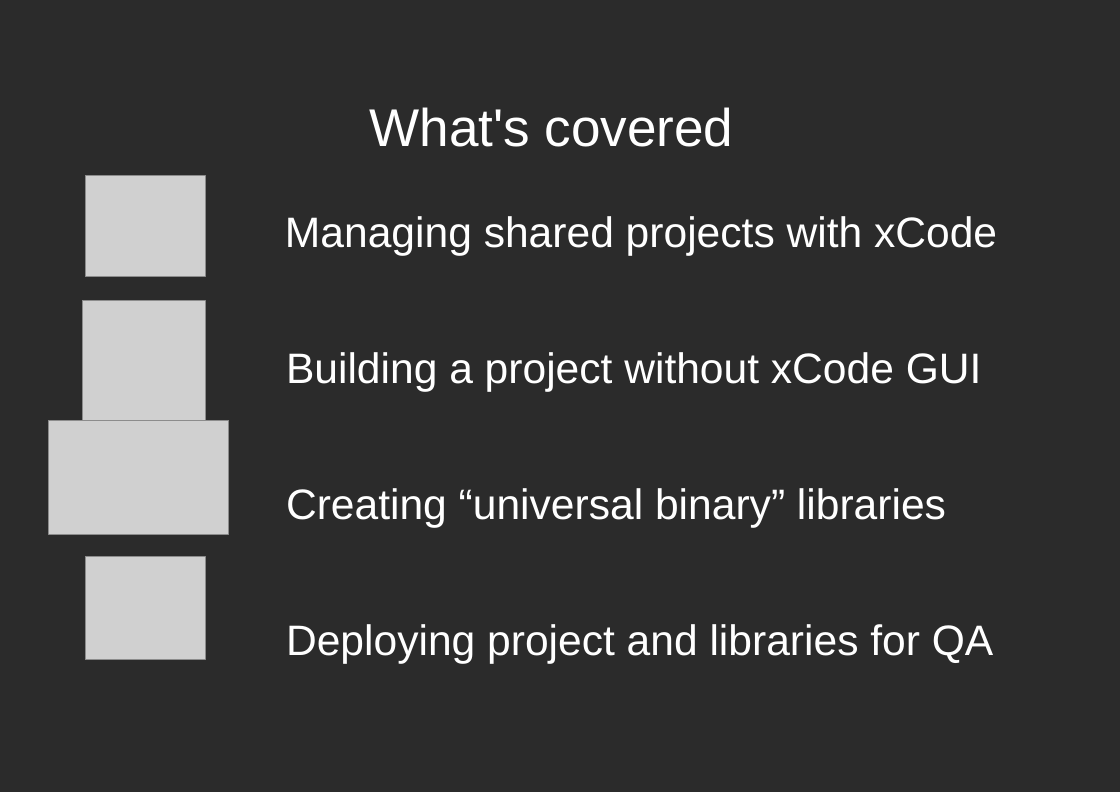
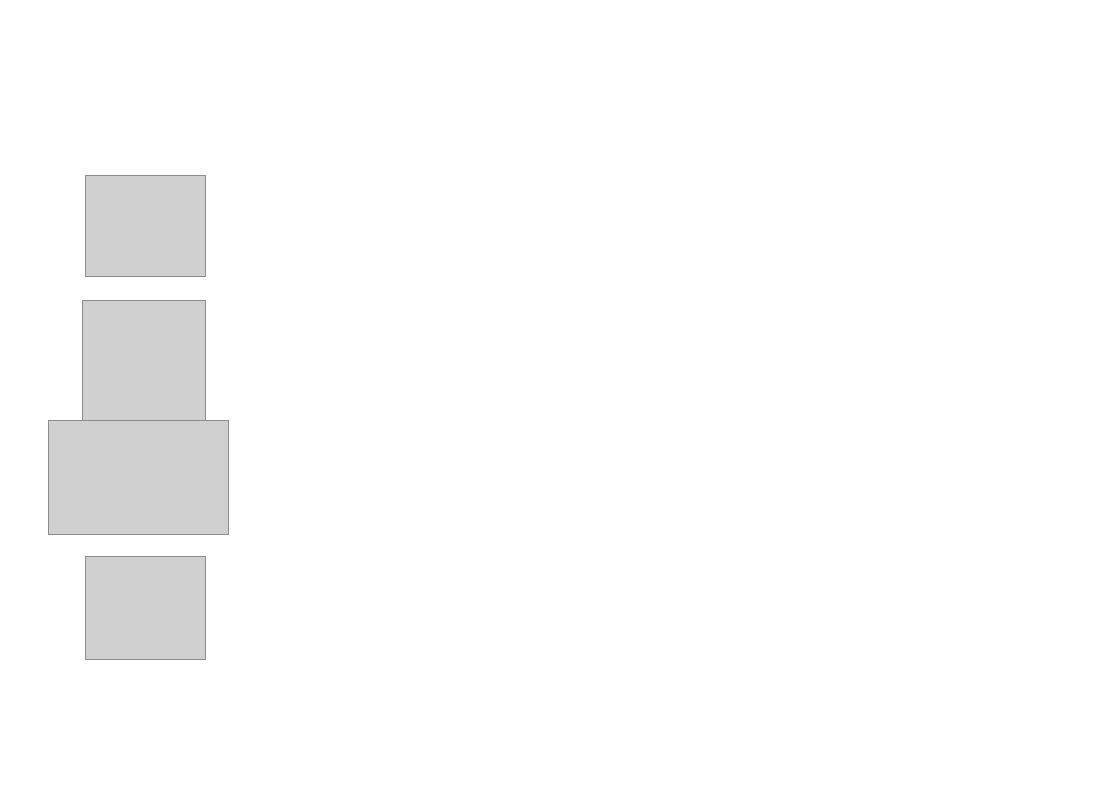
Before and after one commit to dodikk/iOS-articles, a slide deck: slide 2 of 3-iContiniousIntegration/ciPresentation.odp. Drawn at 1120x792 pixels with LibreOffice and Linux fonts; fonts in the diff are those of the drawing; grey boxes stand for pictures; background and template pictures are left out; a plain dark background stands for a picture behind light text. Boxes give left, top, right and bottom in pixels: in the first picture for what was removed or moved away, otherwise in the second. Text is boxed around its words. In the diff, an @@ line names an element or a change of style, - is before the commit and + after.

```diff
--- a/3-iContiniousIntegration/ciPresentation.odp
+++ b/3-iContiniousIntegration/ciPresentation.odp
@@ background picture (left out) to #FFFFFF @@
@@ title removed at (369, 107, 734, 147) @@
-What's covered
@@ text removed at (285, 216, 997, 664) @@
-Managing shared projects with xCode
-Building a project without xCode GUI
-Creating “universal binary” libraries
-Deploying project and libraries for QA
```
Also in this commit, not shown: 12 other slides changed, 1 slide added, 1 slide removed, 3 other files.
